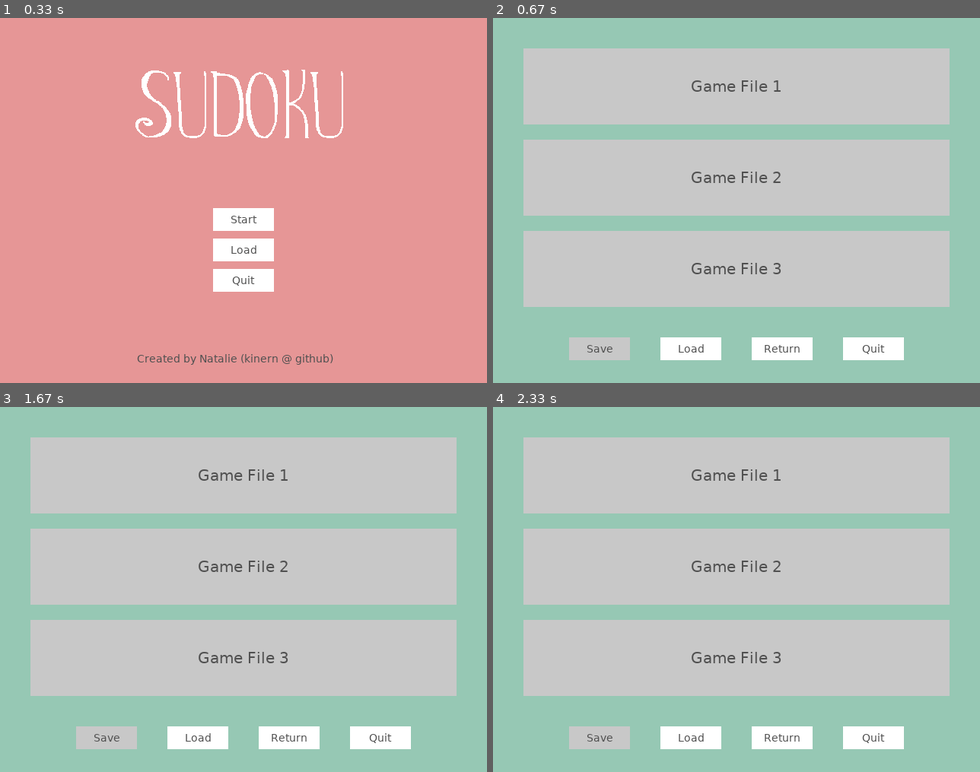
Above: before the commit, frames 1-4 (two rows, left to right).
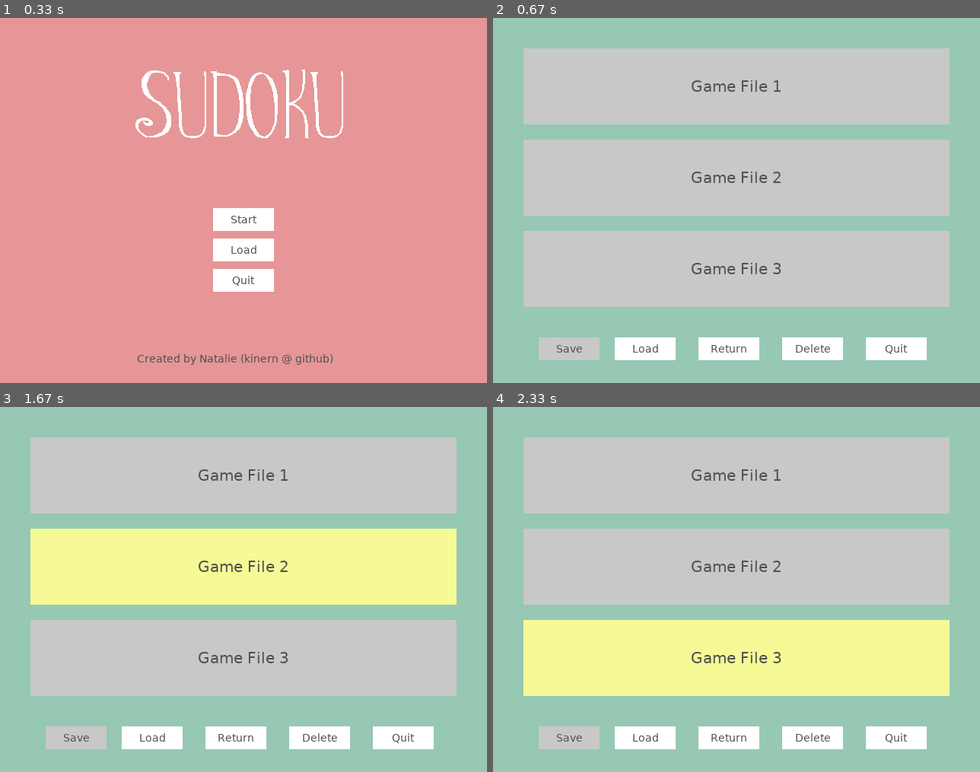
Above: after the commit, the same moments.

Repository: kinern/sudoku-pygame
Game: pygame game, started from main.py
Same seed, same stepped clock (60 frames per second), same inputs: the game is played once before the commit and once after it.
Inputs (mouse positions are in pixels of both pictures, inside the frame that each line leads up to):
- Up to frame 1 (0.33 s): no input
- Up to frame 2 (0.67 s): click (736, 251) at 0.38 s
- Up to frame 3 (1.67 s): click (321, 739) at 1 s; move the mouse to (92, 534) at 1.3 s; click (92, 534) at 1.47 s
- Up to frame 4 (2.33 s): move the mouse to (794, 622) at 1.77 s; click (794, 622) at 2.05 s

Frame 1 is identical in both runs. In frame 2, 3.3% of the frame differs, in the area x 9-90%, y 87-94%; in frame 3, 21%, in the area x 6-94%, y 33-94%; in frame 4, 21%.

Commit message:
Adding functionality for game slots. Adding delete save file ui and function.

Diff:
--- a/main.py
+++ b/main.py
@@ -6,6 +6,7 @@
 from enum import Enum
 import shelve
 from pathlib import Path
+import os
 
 
 
@@ -591,16 +592,16 @@
             self.rect = pygame.Rect(self.x, self.y, self.size[0], self.size[1])
 
         def render(self):
-            bgColor = (180, 180, 255) if (self.selected) else (255,255,255)
-            bgColor = bgColor if (self.hasSave) else (200,200,200)
+            bgColor = (255,255,255) if (self.hasSave) else (200,200,200)
+            bgColor = (245, 250, 150) if (self.selected) else bgColor
             self.surface.fill(bgColor)
             self.surface.blit(self.text, (int(self.size[0]/2)-int(self.text.get_rect().width/2), int(self.size[1]/2)-int(self.text.get_rect().height/2)))
             self.rect = pygame.Rect(self.x, self.y, self.size[0], self.size[1])
             screen.blit(self.surface, (self.x, self.y))
 
         def click(self, event):
-            if (not self.hasSave):
-                return False
+            #if (not self.hasSave):
+            #    return False
             x, y = pygame.mouse.get_pos()
             if self.rect.collidepoint(x, y):
                 clearSaveSelection()
@@ -612,7 +613,7 @@
     #Display files with buttons
     saveFileBoxes = []
     for n in range(3):
-        fileName = "save.bin.dat"
+        fileName = "save-"+str(n+1)+".bin.dat"
         saveFile = Path(fileName)
         if (not saveFile.is_file()):
             bgColor = (200,200,200)
@@ -636,12 +637,41 @@
         if (currentGameData == None):
             print("No game data to save")
             return False
-        gameData = shelve.open("save.bin")
+        selected = False
+        selectedIndex = 0
+        for n in saveFileBoxes:
+            if (n.selected == True):
+                selected = n
+                selectedIndex = n.num
+        if (selected == False):
+            print("No save file selected")
+            return False
+        gameData = shelve.open("save-"+str(selected.num+1)+".bin")
         gameData['matrix'] = currentGameData.gameMatrix
         gameData['solutionMatrix'] = currentGameData.solutionMatrix
         gameData['inputValues'] = currentGameData.inputValues
         gameData.close()
+        saveFileBoxes[selectedIndex].hasSave = True
         print("saved data")
+        renderSaveFiles()
+
+    def deleteSave():
+        selected = False
+        selectedIndex = 0
+        for n in saveFileBoxes:
+            if ((n.selected == True) and (n.hasSave == True)):
+                selected = n
+                selectedIndex = n.num
+        if (selected == False):
+            print("No save file to delete")
+            return False
+        os.remove("save-"+str(selected.num+1)+".bin.bak")
+        os.remove("save-"+str(selected.num+1)+".bin.dat")
+        os.remove("save-"+str(selected.num+1)+".bin.dir")
+        saveFileBoxes[selectedIndex].hasSave = False
+        print("deleted save file")
+        renderSaveFiles()
+
 
     loadedGameData = None
 
@@ -669,7 +699,7 @@
     saveBtnColor = (255,255,255) if (currentGameData != None) else (200,200,200)
     saveBtn = Button(
     "Save",
-    pos=(100, 420),
+    pos=(60, 420),
     size=(80, 30),
     font=14,
     fontColor=(80,80,80),
@@ -679,7 +709,7 @@
     #Check if no loads available
     loadBtn = Button(
     "Load",
-    pos=(220, 420),
+    pos=(160, 420),
     size=(80, 30),
     font=14,
     fontColor=(80,80,80),
@@ -688,23 +718,32 @@
 
     returnBtn = Button(
     "Return",
-    pos=(340, 420),
+    pos=(270, 420),
     size=(80, 30),
     font=14,
     fontColor=(80,80,80),
     bg=(255,255,255),
     onClick=goBack)
+
+    deleteBtn = Button(
+    "Delete",
+    pos=(380, 420),
+    size=(80, 30),
+    font=14,
+    fontColor=(80,80,80),
+    bg=(255,255,255),
+    onClick=deleteSave)
 
     quitBtn = Button(
     "Quit",
-    pos=(460, 420),
+    pos=(490, 420),
     size=(80, 30),
     font=14,
     fontColor=(80,80,80),
     bg=(255,255,255),
     onClick=quitGame)
 
-    buttons = [saveBtn, loadBtn, returnBtn, quitBtn]
+    buttons = [saveBtn, loadBtn, returnBtn, quitBtn, deleteBtn]
 
     #Render Load Screen
     screen.fill((150,200,180))
